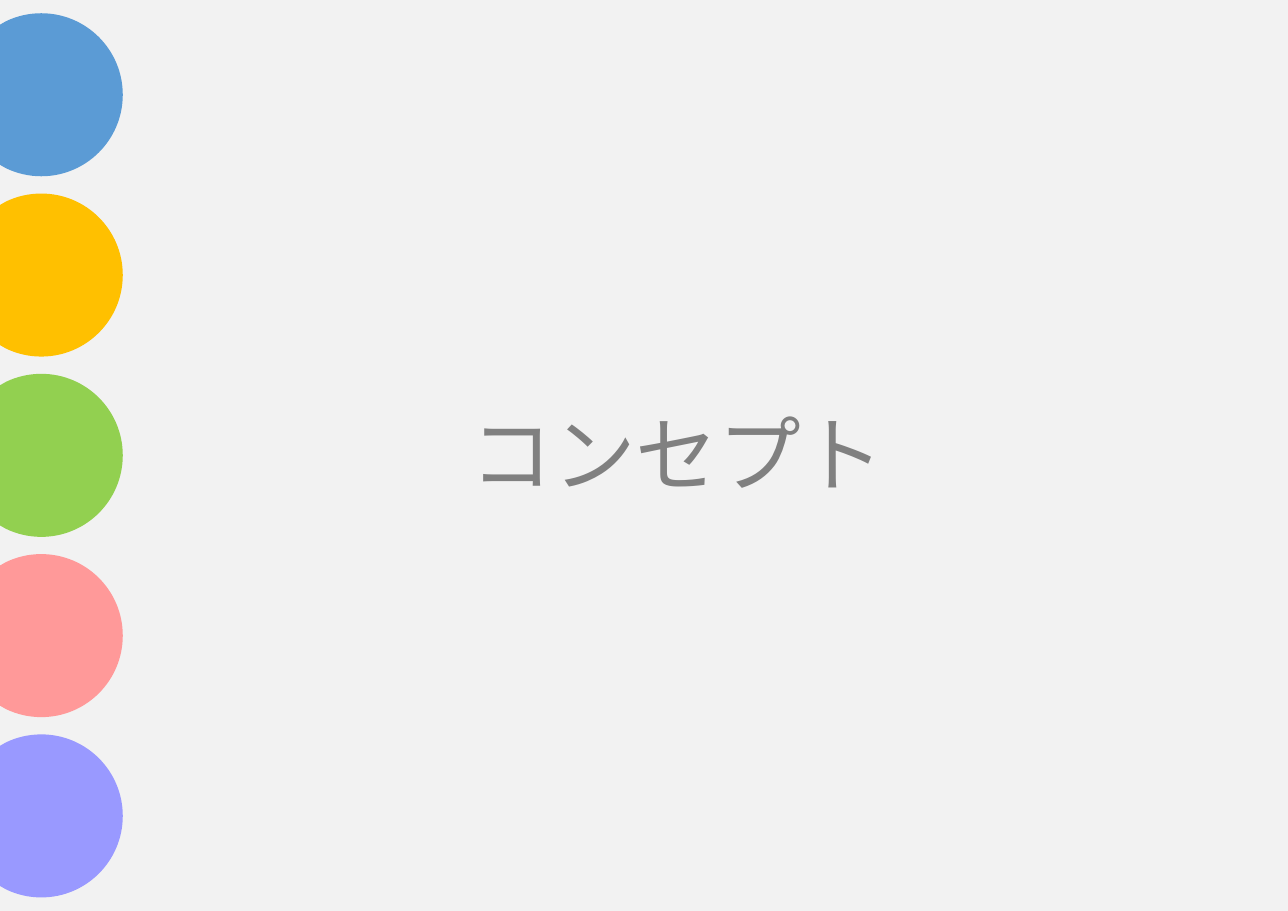
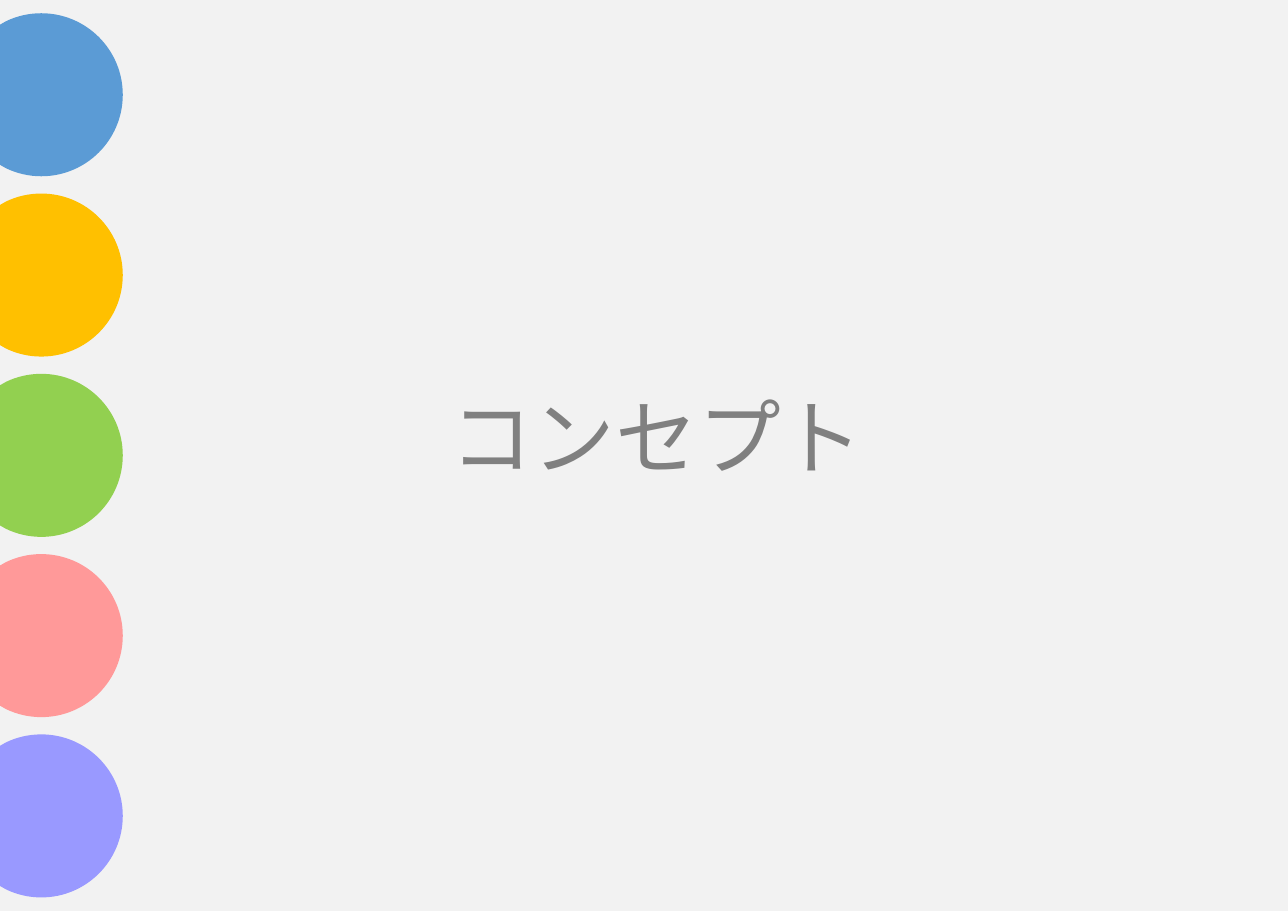
Before and after one commit to asojketest1/test, a slide deck: slide 3 of Funanaプレゼン.pptx. Drawn at 1288x911 pixels with LibreOffice and Linux fonts; fonts in the diff are those of the drawing. Boxes give left, top, right and bottom in pixels: in the first picture for what was removed or moved away, otherwise in the second. Text is boxed around its words. In the diff, an @@ line names an element or a change of style, - is before the commit and + after.

```diff
--- a/Funanaプレゼン.pptx
+++ b/Funanaプレゼン.pptx
@@ title "コンセプト": place and size @@
-title "コンセプト" at box(471, 416, 884, 488)
+title "コンセプト" at box(450, 399, 863, 471)
```
Also in this commit, not shown: 2 other slides changed, 6 slides added, 1 slide removed, 2 other files.
